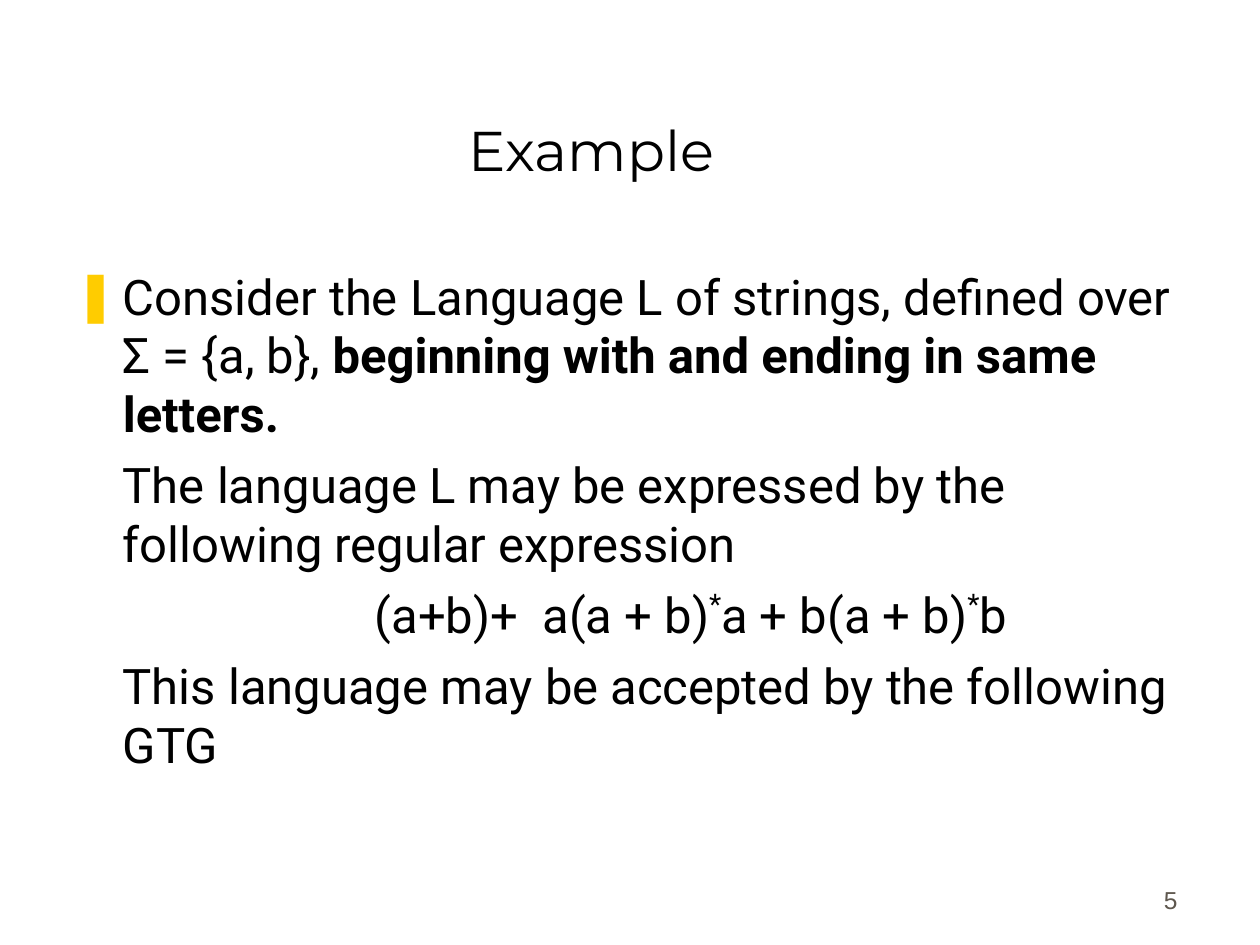
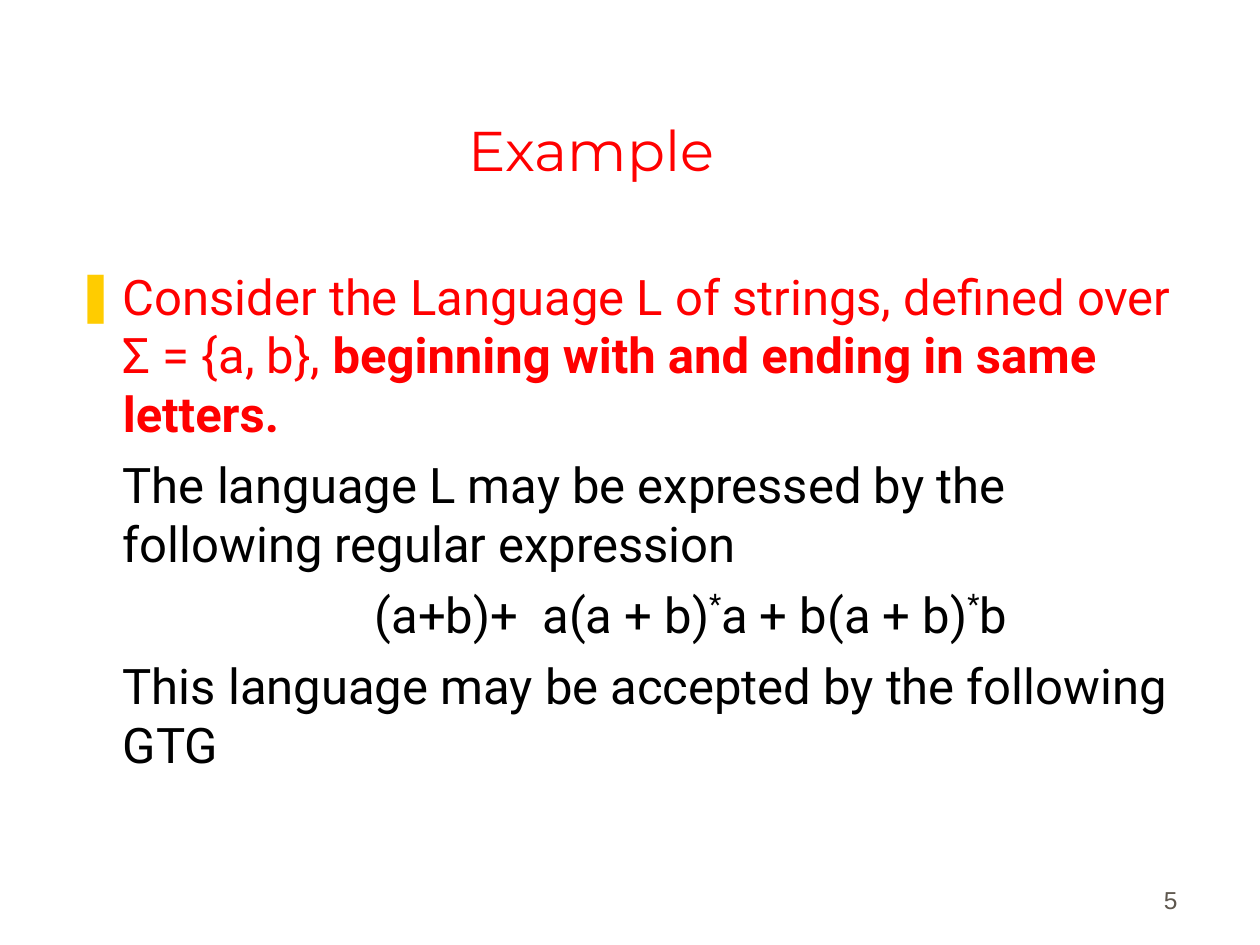
Before and after one commit to bamboat3/toa, a slide deck: slide 5 of Lesson 10.ppt. Drawn at 1260x945 pixels with LibreOffice and Linux fonts; fonts in the diff are those of the drawing; background and template pictures are left out. Boxes give left, top, right and bottom in pixels: in the first picture for what was removed or moved away, otherwise in the second. Text is boxed around its words. In the diff, an @@ line names an element or a change of style, - is before the commit and + after.

```diff
--- a/Lesson 10.ppt
+++ b/Lesson 10.ppt
@@ title "Example" at (469, 129, 714, 182): text colour #000000 to #FF0000 @@
@@ text at (123, 277, 1170, 433): text colour #000000 to #FF0000 in "Consider the Language L of strings, defined ..." @@
```
Also in this commit, not shown: 1 other slide changed, 14 other files.
